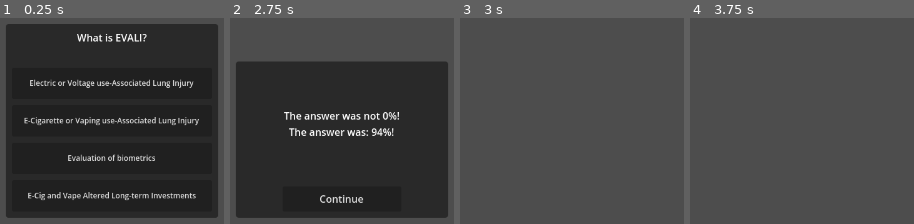
Above: before the commit, frames 1-4 (left to right).
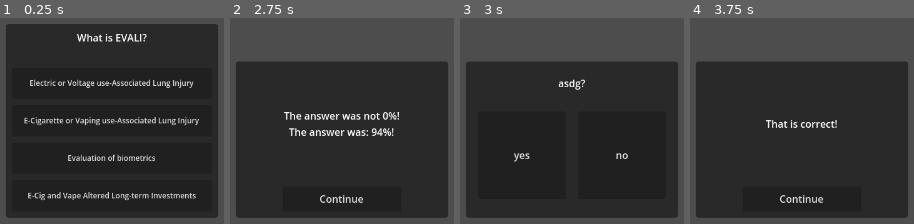
Above: after the commit, the same moments.

Repository: greatbrick0/SeriousGame2024
Game: Godot game, scene res://Scenes/Hud Elements/patient_quiz.tscn
Two runs of this game, one before a commit and one after it. Both use one fixed random seed, a clock stepped at 60 frames per second and the inputs below. This scene is started directly instead of the project's main scene.
Inputs (mouse positions are in pixels of both pictures, inside the frame that each line leads up to):
- Up to frame 1 (0.25 s): no input
- Up to frame 2 (2.75 s): click "Electric or Voltage use-Assoc…" at 0.5 s; click "Continue" at 1.25 s; click "Enter" at 2 s
- Up to frame 3 (3 s): click "Continue" at 2.75 s
- Up to frame 4 (3.75 s): click (752, 156) at 3.5 s, where only the run after the commit has a clickable "yes"

Frames 1-2 are identical in both runs. In frame 3, 71% of the frame differs, in the area x 2-98%, y 21-98%; in frame 4, 71%.
Error before the commit: Invalid assignment of property or key 'mouseLocked' with value of type 'bool' on a base object of type 'Nil'. (res://Scripts/hud_manager.gd:20)

Commit message:
Added Yes/No Question Type

Diff:
--- a/Scenes/Hud Elements/patient_quiz.tscn
+++ b/Scenes/Hud Elements/patient_quiz.tscn
@@ -24,6 +24,13 @@
 questionAnswer = "94"
 options = Array[String](["%"])
 
+[sub_resource type="Resource" id="Resource_pdlrg"]
+script = ExtResource("2_w34x0")
+questionText = "asdg?"
+questionType = 1
+questionAnswer = "true"
+options = Array[String](["yes", "no"])
+
 [node name="PatientQuiz" type="Panel"]
 custom_minimum_size = Vector2(200, 100)
 anchors_preset = 7
@@ -39,7 +46,7 @@
 grow_vertical = 0
 theme_override_styles/panel = SubResource("StyleBoxFlat_xcqix")
 script = ExtResource("1_1gbpy")
-questions = Array[ExtResource("2_w34x0")]([SubResource("Resource_v8wnj"), SubResource("Resource_icwor")])
+questions = Array[ExtResource("2_w34x0")]([SubResource("Resource_v8wnj"), SubResource("Resource_icwor"), SubResource("Resource_pdlrg")])
 
 [node name="Result" type="Control" parent="."]
 visible = false
@@ -140,6 +147,53 @@
 theme_override_font_sizes/font_size = 12
 text = "Option 4
 "
+
+[node name="TwoChoiceQuestion" type="Control" parent="."]
+visible = false
+layout_mode = 1
+anchors_preset = 15
+anchor_right = 1.0
+anchor_bottom = 1.0
+grow_horizontal = 2
+grow_vertical = 2
+
+[node name="Label" type="Label" parent="TwoChoiceQuestion"]
+layout_mode = 1
+anchors_preset = 10
+anchor_right = 1.0
+offset_left = 20.0
+offset_top = 10.0
+offset_right = -20.0
+offset_bottom = 60.0
+grow_horizontal = 2
+text = "What is EVALI?"
+horizontal_alignment = 1
+vertical_alignment = 1
+autowrap_mode = 3
+
+[node name="HSplit" type="HBoxContainer" parent="TwoChoiceQuestion"]
+layout_mode = 1
+anchors_preset = 15
+anchor_right = 1.0
+anchor_bottom = 1.0
+offset_left = 10.0
+offset_top = 80.0
+offset_right = -10.0
+offset_bottom = -30.0
+grow_horizontal = 2
+grow_vertical = 2
+theme_override_constants/separation = 20
+alignment = 1
+
+[node name="TrueButton" type="Button" parent="TwoChoiceQuestion/HSplit"]
+custom_minimum_size = Vector2(140, 0)
+layout_mode = 2
+text = "y"
+
+[node name="FalseButton" type="Button" parent="TwoChoiceQuestion/HSplit"]
+custom_minimum_size = Vector2(140, 0)
+layout_mode = 2
+text = "n"
 
 [node name="NumberAnswer" type="Control" parent="."]
 visible = false
@@ -194,4 +248,6 @@
 [connection signal="pressed" from="FourChoiceQuestion/Panel/Answer2" to="." method="FourChoiceAnswer" binds= [1]]
 [connection signal="pressed" from="FourChoiceQuestion/Panel/Answer3" to="." method="FourChoiceAnswer" binds= [2]]
 [connection signal="pressed" from="FourChoiceQuestion/Panel/Answer4" to="." method="FourChoiceAnswer" binds= [3]]
+[connection signal="pressed" from="TwoChoiceQuestion/HSplit/TrueButton" to="." method="TwoChoiceAnswer" binds= [true]]
+[connection signal="pressed" from="TwoChoiceQuestion/HSplit/FalseButton" to="." method="TwoChoiceAnswer" binds= [false]]
 [connection signal="pressed" from="NumberAnswer/EnterButton" to="." method="NumberAnswer"]
--- a/Scripts/patient_quiz.gd
+++ b/Scripts/patient_quiz.gd
@@ -11,6 +11,10 @@
 	match qq.questionType:
 		QuizQuestion.qTypes.FourChoice:
 			SetUpFourChoice(qq)
+		QuizQuestion.qTypes.TwoChoice:
+			SetUpTwoChoice(qq)
+		QuizQuestion.qTypes.ShortAnswer:
+			pass
 		QuizQuestion.qTypes.NumberAnswer:
 			SetUpNumberAnswer(qq)
 
@@ -19,6 +23,12 @@
 	$FourChoiceQuestion/Panel/Label.text = qq.questionText
 	for ii in 4:
 		$FourChoiceQuestion/Panel.get_node("Answer"+str(ii+1)).text = qq.options[ii]
+
+func SetUpTwoChoice(qq: QuizQuestion) -> void:
+	$TwoChoiceQuestion.visible = true
+	$TwoChoiceQuestion/Label.text = qq.questionText
+	$TwoChoiceQuestion/HSplit/TrueButton.text = qq.options[0]
+	$TwoChoiceQuestion/HSplit/FalseButton.text = qq.options[1]
 
 func SetUpNumberAnswer(qq: QuizQuestion) -> void:
 	$NumberAnswer.visible = true
@@ -31,6 +41,13 @@
 		SetResults(true, "That is correct!")
 	else:
 		SetResults(false, "Incorrect! The answer was: " + questions[questionIndex].questionAnswer + "!")
+
+func TwoChoiceAnswer(response: bool) -> void:
+	$TwoChoiceQuestion.visible = false
+	if(str(response).to_lower() == questions[questionIndex].questionAnswer.to_lower()):
+		SetResults(true, "That is correct!")
+	else:
+		SetResults(false, "That is incorrect!")
 
 func NumberAnswer() -> void:
 	$NumberAnswer.visible = false
Not shown: 1 places in Scenes/Hud Elements/patient_quiz.tscn that only renumber resources
